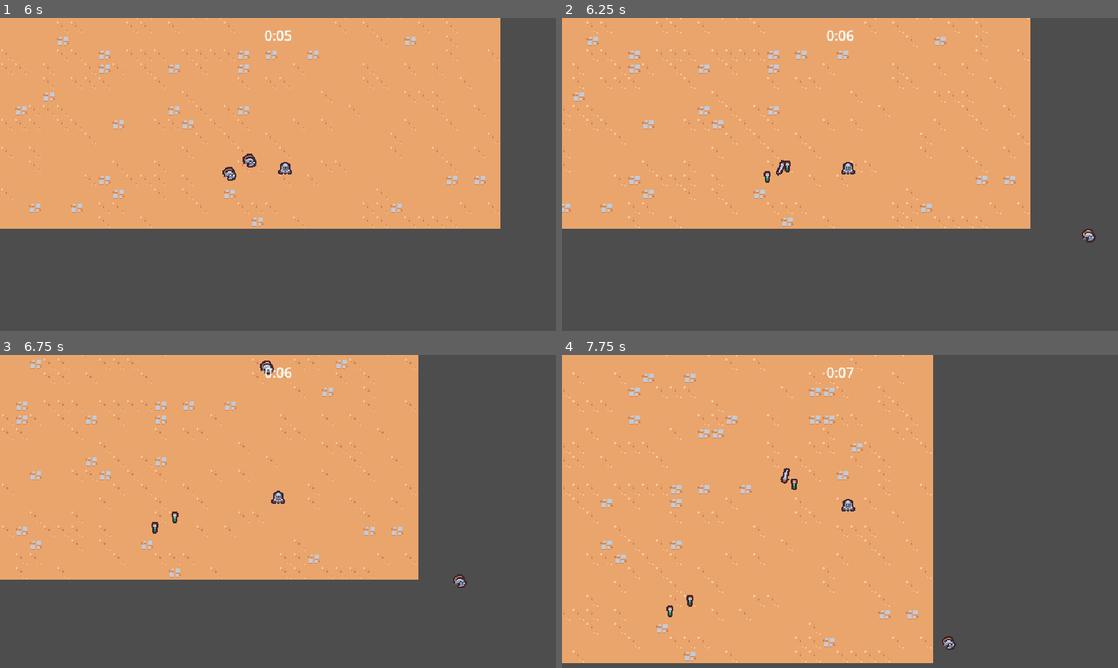
Above: before the commit, frames 1-4 (two rows, left to right).
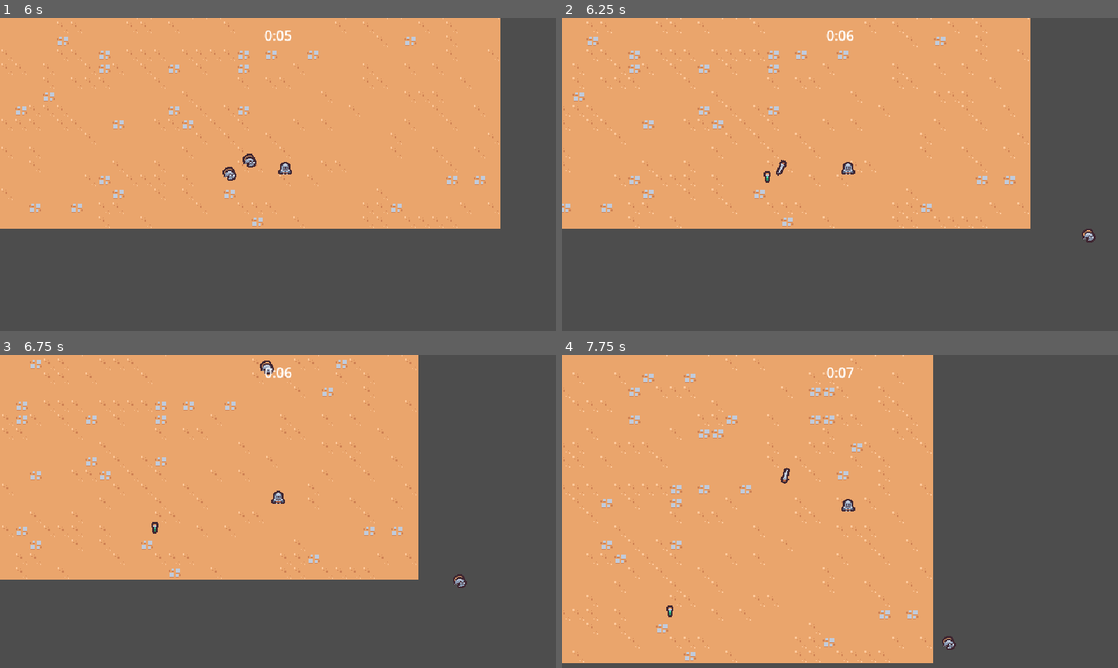
Above: after the commit, the same moments.

Repository: emyasnikov/2d-survivor-course
Game: Godot game, scene res://scenes/main/main.tscn
The game is run twice, just before and just after one commit, with the same random seed, the same clock (stepped at 60 frames per second) and the same inputs.
Inputs:
- Up to frame 1 (6 s): hold D (move_right) 0.53-1.28 s; hold S (move_down) 1.28-2.03 s; hold D (move_right) 2.03-2.78 s; hold W (move_up) 2.78-3.53 s; hold A (move_left) 3.53-5.03 s; hold S (move_down) 5.03-5.78 s; hold D (move_right) from 5.78 s (still down)
- Up to frame 2 (6.25 s): keep holding D (move_right)
- Up to frame 3 (6.75 s): release D (move_right) at 6.53 s; hold W (move_up) from 6.53 s (still down)
- Up to frame 4 (7.75 s): release W (move_up) at 7.28 s; hold D (move_right) from 7.28 s (still down)

Frame 1 is identical in both runs. In frame 2, less than 0.1% of the frame differs, in the area x 39-42%, y 45-50%; in frame 3, less than 0.1%; in frame 4, less than 0.1%, in the area x 22-43%, y 39-81%.

Commit message:
Added drop percent to vial drop component.

Diff:
--- a/scenes/components/vial_drop_component/vial_drop_component.gd
+++ b/scenes/components/vial_drop_component/vial_drop_component.gd
@@ -1,5 +1,6 @@
 extends Node
 
+@export_range(0, 1) var drop_percent: float = 0.5
 @export var health_component: HealthComponent
 @export var vial_scene: PackedScene
 
@@ -21,6 +22,9 @@
     if not owner is Node2D:
         return
 
+    if randf() > drop_percent:
+        return
+
     var spawn_position = (owner as Node2D).global_position
     var vial_instance = vial_scene.instantiate() as Node2D
 
